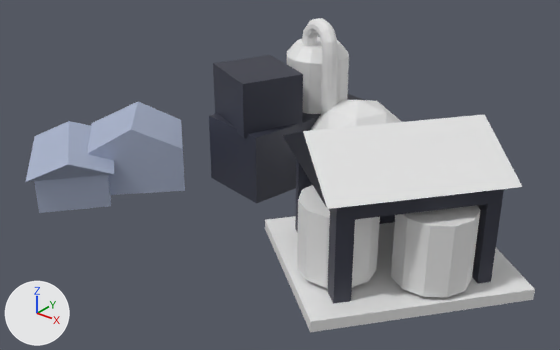
An edit to the glTF model assets/models/lab.glb, drawn before and after from the same camera.
One viewpoint serves both versions: a camera (50 mm lens) standing at (15.98, -18.99, 13.42) and looking at (0.51, 0.34, 1.43). Lighting does not change. The marker at lower left points along +X, +Y and +Z. The first picture is the older version. Where no turn or scale is listed for an object, it has been applied to the vertices. Vertices at exactly the same position are counted once.
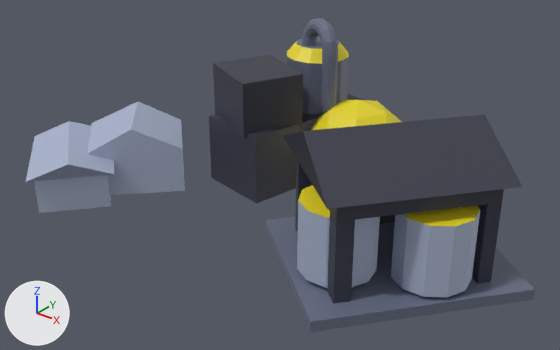
Location of each change, (x1, y1, x2, y2) in pixels of the pictures (560 x 350 px):
'Cube.024', recoloured, surface changed (white to greyish blue)
    both: (283, 114, 522, 304)
'Cube.027', recoloured (white to greyish blue)
    both: (265, 216, 535, 332)
'Cylinder.005', recoloured, surface changed (white to blue)
    both: (391, 205, 480, 297)
'Cylinder.004', recoloured, surface changed (white to blue)
    both: (297, 185, 380, 288)
'Cylinder.001', recoloured, surface changed (darker)
    both: (287, 37, 349, 114)
'Cylinder.002', recoloured (darker)
    both: (301, 18, 338, 115)
'Icosphere', recoloured (white to yellow)
    both: (311, 99, 402, 130)
part 1 of me_cube_025, recoloured (white to greyish blue)
    both: (303, 114, 522, 209)
part 2 of me_cylinder_006, recoloured (darker)
    both: (287, 37, 349, 114)
part 3 of me_cylinder_006, recoloured (white to yellow)
    both: (287, 41, 349, 64)
part 4 of me_cylinder_004, recoloured (white to blue)
    both: (297, 201, 380, 288)
part 5 of me_cylinder_004, recoloured (white to yellow)
    both: (298, 185, 330, 218)
part 6 of me_cylinder_005, recoloured (white to blue)
    both: (391, 212, 480, 297)
part 7 of me_cylinder_005, recoloured (white to yellow)
    both: (403, 205, 480, 226)

The change, as a list of edits to the scene's bpy script:
```text
Change mat_teamcolor:
    mat_teamcolor.base_color: (0.8, 0.8, 0.8) -> (0.8, 0.669, 0.0159)  # white #e7e7e7 -> yellow #e7d622
Add mat_well:
    mat_well = principled_material('well')
    mat_well.base_color = (0.136, 0.156, 0.227)  # greyish blue #676e83
Change me_cube_025:
    where me_cube_025.from_pydata(...)  # 30 vertices, 56 faces; spans x -3.79..3.79, y -3.84..3.84, z -1.84..2.89
    used by ob_cube_024; location = (5.29, -0.08, 1.86)
    me_cube_025 part 1: 4 faces spanning x -3.79..3.79, y -3.84..3.84, z 1.71..2.89 switch from mat_teamcolor (white #e7e7e7) to mat_material_018 (greyish blue #363947)
Change me_cube_030:
    where me_cube_030.from_pydata(...)  # 8 vertices, 12 faces; spans x -4.51..4.51, y -4.59..4.59, z -0.19..0.19
    add me_cube_030.materials.append(mat_well)  # greyish blue #676e83
Change me_cylinder_004:
    where me_cylinder_004.from_pydata(...)  # 22 vertices, 40 faces; spans x -1.21..1.22, y -1.2..1.23, z -1.19..1.19
    used by ob_cylinder_004; location = (4.57, -1.92, 1.55)
    me_cylinder_004 part 4: 31 faces spanning x -1.21..1.22, y -1.2..1.23, z -1.19..1.19 switch from no material to mat_material_017 (blue #afb9d2)
    me_cylinder_004 part 5: 9 faces spanning x -1.21..1.22, y -1.2..1.23, z 1.19 switch from no material to mat_teamcolor (yellow #e7d622)
Change me_cylinder_005:
    where me_cylinder_005.from_pydata(...)  # 22 vertices, 40 faces; spans x -1.21..1.22, y -1.2..1.23, z -1.19..1.19
    used by ob_cylinder_005; location = (7.04, -0.48, 1.52)
    me_cylinder_005 part 6: 31 faces spanning x -1.21..1.22, y -1.2..1.23, z -1.19..1.19 switch from no material to mat_material_017 (blue #afb9d2)
    me_cylinder_005 part 7: 9 faces spanning x -1.21..1.22, y -1.2..1.23, z 1.19 switch from no material to mat_teamcolor (yellow #e7d622)
Change me_cylinder_007:
    where me_cylinder_007.from_pydata(...)  # 110 vertices, 216 faces; spans x -1.75..0.29, y -0.29..0.92, z -1.5..2.57
    remove me_cylinder_007.materials.append(mat_teamcolor)  # white #e7e7e7
    add me_cylinder_007.materials.append(mat_well)  # greyish blue #676e83
Change me_cylinder_006:
    where me_cylinder_006.from_pydata(...)  # 38 vertices, 72 faces; spans x -1.23..1.23, y -1.23..1.23, z -1.06..1.52
    used by ob_cylinder_001; location = (-1.19, 4.82, 3.41)
    me_cylinder_006 part 2: 48 faces spanning x -1.23..1.23, y -1.23..1.23, z -1.06..1.52 switch from no material to mat_well (greyish blue #676e83)
    me_cylinder_006 part 3: 24 faces spanning x -1.23..1.23, y -1.23..1.23, z 1.06..1.52 switch from no material to mat_teamcolor (yellow #e7d622)
```
